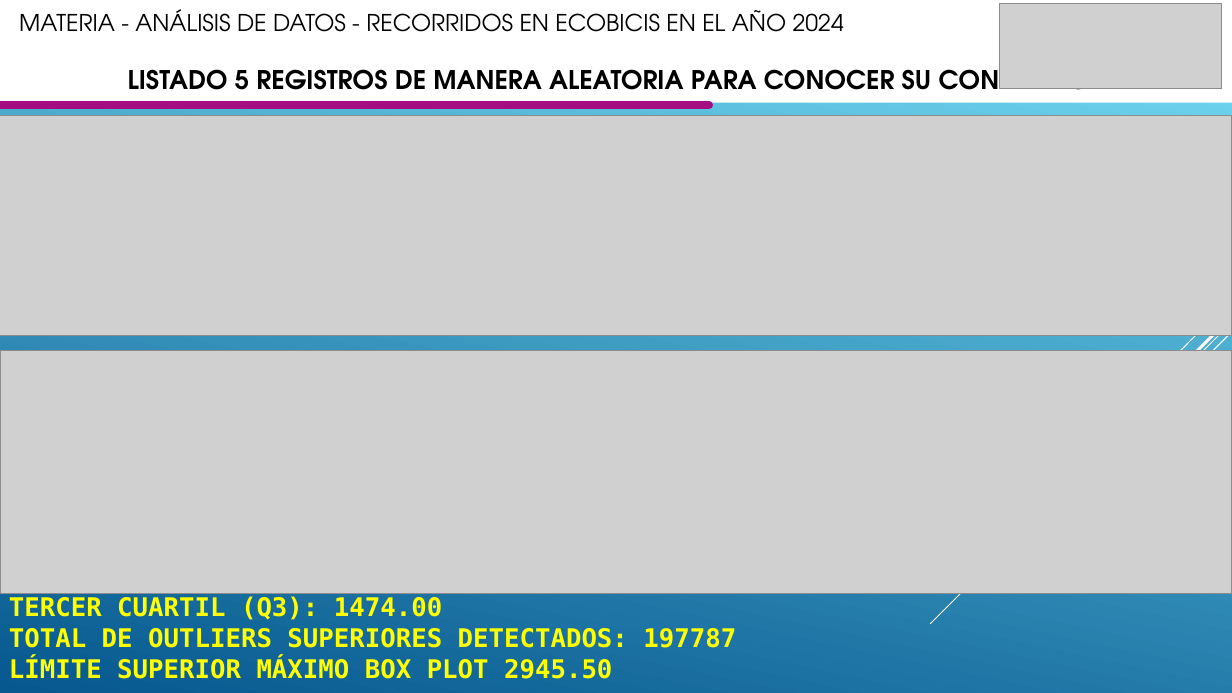
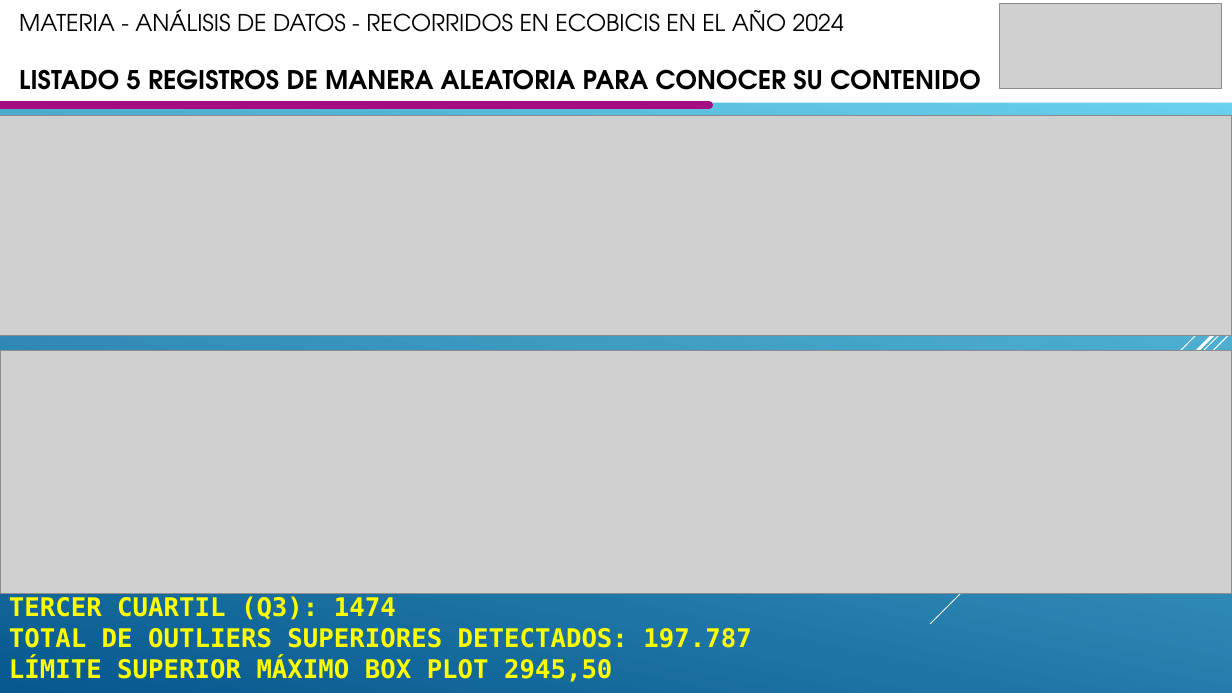
Before and after one commit to luigisan80/Analisis_Datos-, a slide deck: slide 6 of AdD_B12025_Grupo5.pptx (slide 5 before the commit). Drawn at 1232x693 pixels with LibreOffice and Linux fonts; fonts in the diff are those of the drawing; grey boxes stand for pictures. Boxes give left, top, right and bottom in pixels: in the first picture for what was removed or moved away, otherwise in the second. Text is boxed around its words. In the diff, an @@ line names an element or a change of style, - is before the commit and + after.

```diff
--- a/AdD_B12025_Grupo5.pptx
+++ b/AdD_B12025_Grupo5.pptx
@@ text at box(19, 69, 981, 90): alignment centre to left @@
@@ text at box(9, 596, 751, 682): text changed @@
-TERCER CUARTIL (Q3): 1474.00
-TOTAL DE OUTLIERS SUPERIORES DETECTADOS: 197787
-LÍMITE SUPERIOR MÁXIMO BOX PLOT 2945.50
+TERCER CUARTIL (Q3): 1474
+TOTAL DE OUTLIERS SUPERIORES DETECTADOS: 197.787
+LÍMITE SUPERIOR MÁXIMO BOX PLOT 2945,50
```
Also in this commit, not shown: 6 other slides changed, 2 slides added.
